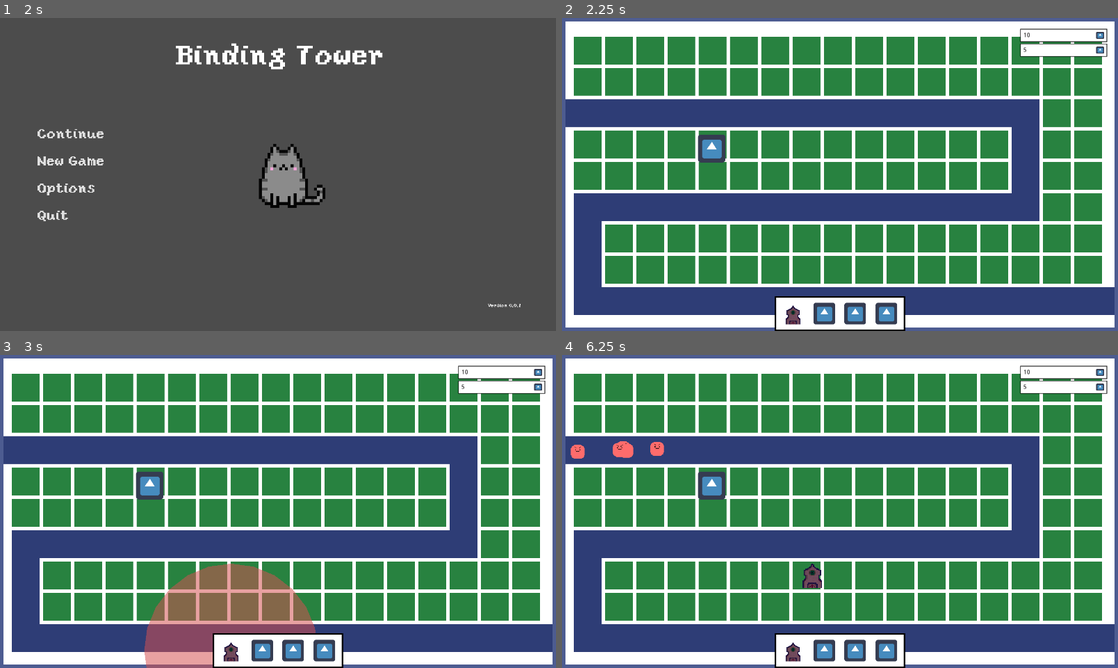
Above: before the commit, frames 1-4 (two rows, left to right).
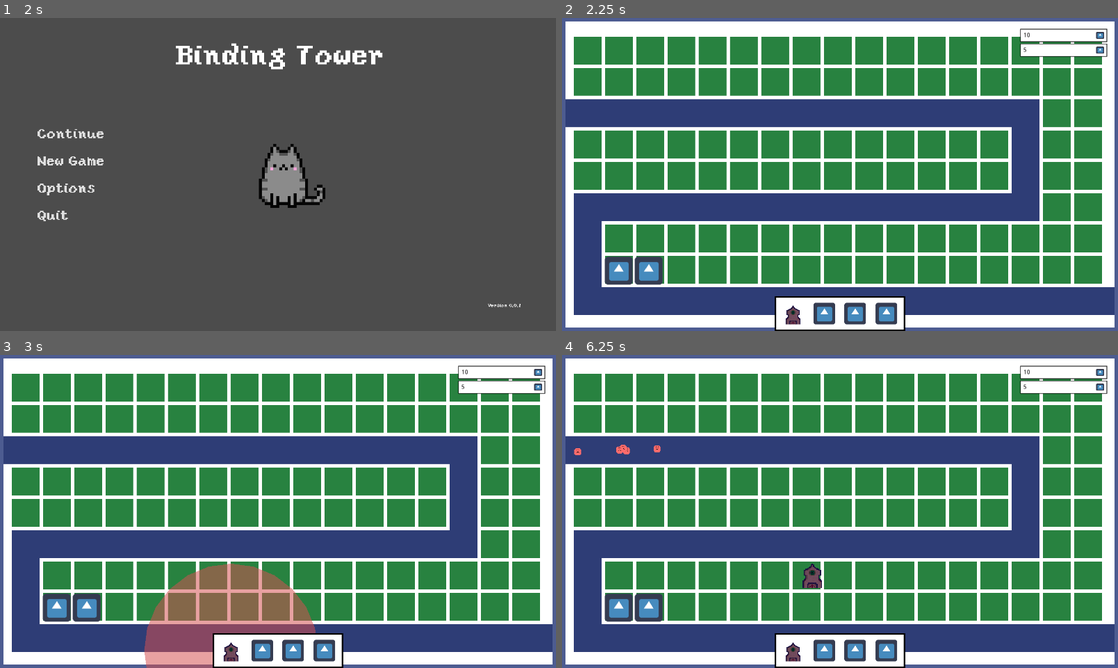
Above: after the commit, the same moments.

Repository: Pandem-Games/BindingTower
Game: Godot game, scene res://Nodes/Scenes/Menu/TitleScreen.tscn
The game is run twice, just before and just after one commit, with the same random seed, the same clock (stepped at 60 frames per second) and the same inputs. The engine's default icon, where the game draws it, is replaced by a stand-in: a white triangle on a blue panel in a dark square.
Inputs (mouse positions are in pixels of both pictures, inside the frame that each line leads up to):
- Up to frame 1 (2 s): click "Options" at 0.5 s; click "Back" at 1.25 s
- Up to frame 2 (2.25 s): click "New Game" at 2 s
- Up to frame 3 (3 s): tap Enter at 2.75 s; move the mouse to (233, 649) at 2.77 s; hold Space (ui_select) from 2.78 s (still down); click (233, 649) at 2.92 s
- Up to frame 4 (6.25 s): move the mouse to (728, 527) at 3.52 s; release Space (ui_select) at 3.53 s; tap Space (ui_select) at 3.6, 3.77, 4.07, 5.1, 5.27, 5.57 s; click (728, 527) at 3.67 s; move the mouse to (895, 442) at 4.27 s; hold Space (ui_select) 4.28-5.03 s; click (895, 442) at 4.42 s; move the mouse to (812, 574) at 5.02 s; click (812, 574) at 5.17 s; move the mouse to (1006, 558) at 5.77 s; hold Space (ui_select) from 5.78 s (still down); click (1006, 558) at 5.92 s

Frame 1 is identical in both runs. In frame 2, 1.4% of the frame differs, in the area x 7-30%, y 37-86%; in frame 3, 1.4%; in frame 4, 1.7%, in the area x 1-30%, y 27-86%.

Commit message:
Getting bullets to spawn in same location

Diff:
--- a/Globals/Constants.gd
+++ b/Globals/Constants.gd
@@ -6,11 +6,12 @@
 const ENEMY_KILLED = "enemy_killed"
 const TOWER_PLACEMENT_CANCELLED = "tower_placement_cancelled"
 const TOWER_PLACEMENT_CONFIRMED = "tower_placement_confirmed"
-
+const TIMER_TIMEOUT = "timeout"
 
 # Groups
 const ENEMIES = "enemies"
 const TOWERS = "towers"
+const ITEMS = "items"
 
 # Layers
 enum CollisionLayers {
--- a/Globals/Helpers.gd
+++ b/Globals/Helpers.gd
@@ -2,7 +2,7 @@
 
 # Get's the main node for the game
 func get_main_node() -> Node2D:
-	return (get_tree().get_root().get_node("Main") as Node2D)
+	return (get_tree().get_root().get_node_or_null("Main") as Node2D)
 
 # Calls a function that returns an error and prints a debug message for that error
 func call_error_function(object: Object, function_name: String, argument_array: Array) -> void:
@@ -10,15 +10,15 @@
 	if error != 0:
 		print("Error calling function ", function_name, " on ", object, " {", error, "}")
 
-# TODO add comment
-func safe_disconnect(object: Object, signal_name: String, target: Object, method: String):
+# Disconnects a signal from an object only if the signal exists
+func safe_disconnect(object: Object, signal_name: String, target: Object, method: String) -> void:
 	if object.is_connected(signal_name, target, method):
 		object.disconnect(signal_name, target, method)
 	else:
 		print("Unable to disconnect ", signal_name, " signal to method ", method)
 
+# Given an array of objects, it will find the closest object to the given node and return it
 func get_closest_object(target: Node2D, objects: Array) -> Node2D:
-
 	if objects:
 		var minimum: float = target.position.distance_to(objects[0].position)
 		var closest_object: Node2D = objects[0]
@@ -30,3 +30,30 @@
 		return closest_object
 	else:
 		return null
+
+func get_items() -> Array:
+	var main_node = get_main_node()
+	if main_node:
+		var item_node = main_node.get_node_or_null("Items")
+		if item_node:
+			return item_node.get_children()
+
+	return []
+
+func add_item(item: Node2D) -> int:
+	var main_node = get_main_node()
+	if main_node:
+		if item.get_parent():
+			item.get_parent().remove_child(item)
+
+		var item_node = main_node.get_node_or_null("Items")
+		if item_node:
+			item_node.add_child(item)
+		else:
+			var new_node = Node2D.new()
+			new_node.name = "Items"
+			new_node.add_child(item)
+			main_node.add_child(new_node)
+		return OK
+
+	return ERR_UNAVAILABLE
--- a/Nodes/Bullet.tscn
+++ b/Nodes/Bullet.tscn
@@ -4,7 +4,7 @@
 [ext_resource path="res://Assests/Images/Bullet.png" type="Texture" id=2]
 
 [sub_resource type="RectangleShape2D" id=1]
-extents = Vector2( 4, 4 )
+extents = Vector2( 2, 2 )
 
 [node name="Bullet" type="Area2D"]
 collision_layer = 0
--- a/Nodes/EnemyPath.tscn
+++ b/Nodes/EnemyPath.tscn
@@ -1,8 +1,7 @@
-[gd_scene load_steps=7 format=2]
+[gd_scene load_steps=6 format=2]
 
 [ext_resource path="res://Scripts/EnemyPath.gd" type="Script" id=1]
 [ext_resource path="res://Scripts/Enemy.gd" type="Script" id=2]
-[ext_resource path="res://Nodes/DamageNumber.tscn" type="PackedScene" id=3]
 [ext_resource path="res://Assests/Images/Enemy.png" type="Texture" id=4]
 
 [sub_resource type="Curve2D" id=1]
@@ -11,7 +10,7 @@
 }
 
 [sub_resource type="RectangleShape2D" id=2]
-extents = Vector2( 15.9386, 15.9153 )
+extents = Vector2( 8, 8 )
 
 [node name="EnemyPath" type="Node2D"]
 z_index = 1
@@ -26,7 +25,6 @@
 __meta__ = {
 "_edit_group_": true
 }
-damage_number_resource = ExtResource( 3 )
 
 [node name="Area" type="Area2D" parent="Path/Enemy"]
 collision_layer = 4
--- a/Nodes/Items/ItemBulletClone.gd
+++ /dev/null
@@ -1,9 +0,0 @@
-extends Sprite
-
-func _item_on_hit(_bullet: Node2D) -> void:
-	var enemies = get_tree().get_nodes_in_group(Constants.ENEMIES)
-	var closest = Helpers.get_closest_object(self, enemies)
-	if closest:
-		var bullet = Constants.BULLET_RESOURCE.instance()
-		bullet.init(weakref(closest))
-		Helpers.get_main_node().add_child(bullet)
--- a/Nodes/Items/ItemBulletClone.tscn
+++ b/Nodes/Items/ItemBulletClone.tscn
@@ -1,6 +1,6 @@
 [gd_scene load_steps=4 format=2]
 
-[ext_resource path="res://Nodes/Items/ItemBulletClone.gd" type="Script" id=1]
+[ext_resource path="res://Scripts/Items/ItemBulletClone.gd" type="Script" id=1]
 [ext_resource path="res://Assests/Images/icon.png" type="Texture" id=2]
 [ext_resource path="res://Nodes/Items/Item.tscn" type="PackedScene" id=3]
 
--- a/Nodes/Scenes/Test.tscn
+++ b/Nodes/Scenes/Test.tscn
@@ -1,7 +1,7 @@
 [gd_scene load_steps=7 format=2]
 
 [ext_resource path="res://Scripts/Map.gd" type="Script" id=1]
-[ext_resource path="res://Nodes/Spawner.tscn" type="PackedScene" id=3]
+[ext_resource path="res://Nodes/Items/ItemBulletClone.tscn" type="PackedScene" id=2]
 [ext_resource path="res://Assests/Images/Background.png" type="Texture" id=4]
 [ext_resource path="res://Nodes/Items/ItemSpeed.tscn" type="PackedScene" id=5]
 [ext_resource path="res://Nodes/Towers/TowerUI.tscn" type="PackedScene" id=6]
@@ -14,7 +14,6 @@
 [node name="Main" type="Node2D"]
 scale = Vector2( 1.49985, 1.49994 )
 script = ExtResource( 1 )
-spawner_resource = ExtResource( 3 )
 
 [node name="Background" type="Sprite" parent="."]
 texture = ExtResource( 4 )
@@ -36,9 +35,12 @@
 scale = Vector2( 1.50185, 0.691505 )
 polygon = PoolVector2Array( -135.661, -378.818, 644.056, -378.61, 644.247, 24.5419, -27.1479, 25.2463, -27.0822, 245.769, 800.169, 246.884, 800.169, 340.241, -68.8518, 337.463, -69.043, -66.4848, 602.051, -66.2872, 601.806, -286.8, -135.217, -286.98 )
 
-[node name="Node2D" parent="Background" instance=ExtResource( 5 )]
-position = Vector2( 344.671, 300 )
+[node name="Speed" parent="Background" instance=ExtResource( 5 )]
+position = Vector2( 130.633, 581.375 )
 z_index = 7
+
+[node name="Clone" parent="Background" instance=ExtResource( 2 )]
+position = Vector2( 199.627, 581.375 )
 
 [node name="UI" type="Node2D" parent="."]
 z_index = 4096
--- a/Scripts/Bullet.gd
+++ b/Scripts/Bullet.gd
@@ -12,13 +12,14 @@
 
 # Variables
 var target: WeakRef
+var items := []
 export(float) var speed
 export(int) var damage
 
 # Functions
 
 # Moves the bullet towards the target
-func move(delta: float):
+func move(delta: float) -> void:
 	# Tries to get target location and move towards it
 	if target.get_ref():
 		var direction: Vector2 = global_position.direction_to(target.get_ref().global_position)
@@ -27,28 +28,31 @@
 		queue_free()
 
 # Called when the bullet is finished
-func finish():
+func finish() -> void:
 	$Area/Sprite.visible = false
 	state = eBullet.FINISH
 	queue_free()
 
 # Initializer for the class
-func init(t: WeakRef):
+func init(t: WeakRef) -> void:
 	self.target = t
+	self.items = Helpers.get_items()
 	state = eBullet.MOVE
 
 # Called every frame. 'delta' is the elapsed time since the previous frame.
-func _process(delta: float):
+func _process(delta: float) -> void:
 	match state:
 		eBullet.MOVE:
 			move(delta)
 
 # Signal called when the bullet enters an enemy
-func _on_Bullet_area_entered(area: Area2D):
+func _on_Bullet_area_entered(area: Area2D) -> void:
 	var target_value: Node2D = target.get_ref()
 	if target_value:
 		if area.get_parent() == target_value:
 			target_value.call_deferred("hit", self)
+			for item in items:
+				item._item_on_hit(self, target_value)
 			finish()
 	else:
 		finish()
--- a/Scripts/Button.gd
+++ b/Scripts/Button.gd
@@ -5,12 +5,12 @@
 
 
 # Called when the node enters the scene tree for the first time.
-func _ready():
+func _ready() -> void:
 	Helpers.call_error_function(self, "connect", ["mouse_entered", self, "change_color_state", [eButton, eButton.ONHOVER]])
 	Helpers.call_error_function(self, "connect", ["mouse_exited", self, "change_color_state", [eButton, eButton.FINISHED]])
 
 
-func change_color_state(state_given, changed_state):
+func change_color_state(state_given, changed_state) -> void:
 	#print(state_given)
 	match changed_state:
 		state_given.ONHOVER:
@@ -21,5 +21,5 @@
 			# return color back to normal
 			pass
 
-func change_state():
+func change_state() -> void:
 	pass
--- a/Scripts/DamageNumber.gd
+++ b/Scripts/DamageNumber.gd
@@ -8,14 +8,14 @@
 # Functions
 
 # Signal function called when the timer finishes
-func _on_Timer_timeout():
+func _on_Timer_timeout() -> void:
 	queue_free()
 
 # Initializes values for the node
-func init(damage, global_position):
+func init(damage, global_position) -> void:
 	text = str(damage)
 	label_position = global_position
 
-func _ready():
+func _ready() -> void:
 	label.text = text
 	label.rect_position = label_position
--- a/Scripts/Enemy.gd
+++ b/Scripts/Enemy.gd
@@ -15,14 +15,14 @@
 var health: int
 
 # Functions
-func move(delta: float):
+func move(delta: float) -> void:
 	sprite.visible = true
 	offset += speed * delta
 	if unit_offset >= 1.00:
 		finish()
 
 # Calculates a hit from a bullet
-func hit(bullet: Node2D):
+func hit(bullet: Node2D) -> void:
 	# Subtracting health from bullet
 	health -= bullet.damage
 	bullet.queue_free()
@@ -37,13 +37,13 @@
 		finish()
 
 # Called when the scene is finished
-func finish():
+func finish() -> void:
 	sprite.visible = false
 	emit_signal(Constants.ENEMY_KILLED)
 	state = eEnemy.FINISH
 
 # Called when the node enters the scene tree for the first time.
-func _ready():
+func _ready() -> void:
 	sprite.visible = false
 	health = max_health
 	add_to_group(Constants.ENEMIES)
@@ -51,7 +51,7 @@
 	loop = false
 
 # Called every frame. 'delta' is the elapsed time since the previous frame.
-func _process(delta: float):
+func _process(delta: float) -> void:
 	match state:
 		eEnemy.MOVE:
 			move(delta)
--- a/Scripts/EnemyPath.gd
+++ b/Scripts/EnemyPath.gd
@@ -6,13 +6,13 @@
 # Functions
 
 # Used to initialize the node
-func init(c: Curve2D):
+func init(c: Curve2D) -> void:
 	self.curve = c
 
 # Called when the node enters the scene tree for the first time.
-func _ready():
+func _ready() -> void:
 	$Path.curve = curve
 
 # Signal function called when the enemy is killed
-func _on_Follow_enemy_killed():
+func _on_Follow_enemy_killed() -> void:
 	queue_free()
--- a/Scripts/Items/Item.gd
+++ b/Scripts/Items/Item.gd
@@ -28,17 +28,18 @@
 func _item_on_bullet_processed(_bullet: Node2D) -> void:
 	pass
 
-func _item_on_hit(_bullet: Node2D) -> void:
+func _item_on_hit(_bullet: Node2D, _target: Node2D) -> void:
 	pass
 
 func _on_Control_gui_input(event: InputEvent) -> void:
 	if event.is_action_pressed("ui_select"):
 		match state:
 			eItem.DROPPED:
-				var towers := get_tree().get_nodes_in_group(Constants.TOWERS)
-				if towers:
-					visible = false
-					state = eItem.ACTIVE
-					Helpers.safe_disconnect(control, "gui_input", self, "_on_Control_gui_input")
-					for tower in towers:
-						tower.add_item(self)
+#				var towers := get_tree().get_nodes_in_group(Constants.TOWERS)
+#				if towers:
+#					for tower in towers:
+#						tower.add_item(self)
+				Helpers.call_error_function(Helpers, "add_item", [self])
+				visible = false
+				state = eItem.ACTIVE
+				Helpers.safe_disconnect(control, "gui_input", self, "_on_Control_gui_input")
--- /dev/null
+++ b/Scripts/Items/ItemBulletClone.gd
@@ -0,0 +1,11 @@
+extends Item
+
+func _item_on_hit(_bullet: Node2D, _target: Node2D) -> void:
+	print("Bullet hit!")
+	var enemies = get_tree().get_nodes_in_group(Constants.ENEMIES)
+	var closest = Helpers.get_closest_object(self, enemies)
+	if closest:
+		var new_bullet = Constants.BULLET_RESOURCE.instance()
+		new_bullet.init(weakref(closest))
+		Helpers.get_main_node().add_child(new_bullet)
+		new_bullet.global_position = _target.global_position
--- a/Scripts/Items/ItemSpeed.gd
+++ b/Scripts/Items/ItemSpeed.gd
@@ -1,5 +1,5 @@
 extends Item
 
 # Functions
-func _item_initial(tower: Node2D):
+func _item_initial(tower: Node2D) -> void:
 	tower.cooldown_time *= 0.5
--- a/Scripts/Map.gd
+++ b/Scripts/Map.gd
@@ -4,7 +4,7 @@
 onready var path := $Background/Path
 
 # Functions
-func _ready():
+func _ready() -> void:
 	var spawner: Node2D = Constants.SPAWNER_RESOURCE.instance()
 	spawner.init(path.curve.duplicate())
 	add_child(spawner)
--- a/Scripts/Options.gd
+++ b/Scripts/Options.gd
@@ -4,11 +4,11 @@
 	var width: int
 	var height: int
 
-	func _init(w, h):
+	func _init(w, h)  -> void:
 		width = w
 		height = h
 
-	func to_string():
+	func to_string() -> String:
 		return (width as String) + " x " + (height as String)
 
 
@@ -45,7 +45,7 @@
 onready var effects_volume: Control = $VBoxContainer/Audio/effects_volume_slider
 
 # Called when the node enters the scene tree for the first time.
-func _ready():
+func _ready() -> void:
 	# Call this to hide the other options and just display video options
 	video()
 
@@ -56,29 +56,29 @@
 	set_fullscreen_btn()
 
 
-func video():
+func video() -> void:
 	video_tab.set_visible(true);
 	audio_tab.set_visible(false);
 	controls_tab.set_visible(false);
 
 
-func audio():
+func audio() -> void:
 	video_tab.set_visible(false);
 	audio_tab.set_visible(true);
 	controls_tab.set_visible(false);
 
 
-func controls():
+func controls() -> void:
 	video_tab.set_visible(false);
 	audio_tab.set_visible(false);
 	controls_tab.set_visible(true);
 
 
-func back():
+func back() -> void:
 	Helpers.call_error_function(get_tree(), "change_scene", ["res://Nodes/Scenes/Menu/TitleScreen.tscn"])
 
 
-func set_resolution_btn(item: Array):
+func set_resolution_btn(item: Array) -> void:
 	var counter = 0
 
 	for i in item:
@@ -88,18 +88,18 @@
 		counter += 1
 
 
-func resolution_selected(item_id):
+func resolution_selected(item_id) -> void:
 	var resolution = all_options["resolution"][item_id]
 	Settings.set_resolution(resolution.width, resolution.height)
 	Settings.save_game()
 
 
-func volume_slider_changed(value, slider_name):
+func volume_slider_changed(value, slider_name) -> void:
 	Settings.set_volume(value, slider_name)
 	(get_node("VBoxContainer/Audio/lab_" + slider_name + "_number") as Label).set_text(str(value))
 
 
-func set_volume_slider():
+func set_volume_slider() -> void:
 	# Updates the number at the end of the slider
 	volume_slider_changed(Settings.settings["Master_Volume"], "Master")
 	volume_slider_changed(Settings.settings["Music_Volume"], "Music")
@@ -111,20 +111,20 @@
 	effects_volume.value = float(Settings.settings["Effects_Volume"])
 
 
-func set_fullscreen_btn():
+func set_fullscreen_btn() -> void:
 	if Settings.settings["borderless"] == false:
 		if Settings.settings["fullscreen"] == true:
 			all_options["toggle_ignore_sig"] = true
 			fullscreen_toggle.set_pressed(true)
 
 
-func set_borderless_fullscreen_btn():
+func set_borderless_fullscreen_btn() -> void:
 	if Settings.settings["borderless"] == true and Settings.settings["fullscreen"] == true:
 		all_options["toggle_ignore_sig"] = true
 		borderless_fullscreen_toggle.set_pressed(true)
 
 
-func fullscreen_selected(value):
+func fullscreen_selected(value) -> void:
 	if all_options["toggle_ignore_sig"] == true:
 		all_options["toggle_ignore_sig"] = false
 		return
@@ -138,7 +138,7 @@
 	all_options["toggle_ignore_sig"] = false
 
 
-func borderless_fullscreen_selected(value):
+func borderless_fullscreen_selected(value) -> void:
 	if all_options["toggle_ignore_sig"] == true:
 		all_options["toggle_ignore_sig"] = false
 		return
--- a/Scripts/Spawner.gd
+++ b/Scripts/Spawner.gd
@@ -3,7 +3,7 @@
 # Constants
 const NUM_ENEMIES = 5
 const POINT_VARIATION = 10.0
-const MAX_DELAY = 5.0
+const MAX_DELAY: float = 5.0
 
 # State
 enum eSpawner {SPAWN, WAIT, FINISH}
@@ -17,13 +17,13 @@
 onready var path: Node2D = $MainPath
 
 # Functions
-func _ready():
+func _ready() -> void:
 	path.curve = curve
 	elapsedTime = 0.0
 	state = eSpawner.SPAWN
 
 # Spawns enemies who's timers have elapsed
-func spawn():
+func spawn() -> void:
 	for _i in range(NUM_ENEMIES):
 		# TODO: Move to EnemyPath.gd
 		# Duplicate curve so that the curve can be given to each enemy
@@ -44,26 +44,26 @@
 		var enemy: Node2D = enemy_path.get_node("Path/Enemy")
 		Helpers.call_error_function(enemy, "connect", [Constants.ENEMY_KILLED, self, "_on_Enemy_killed"])
 
-		var timer := get_tree().create_timer((RN.G.randf() * MAX_DELAY) as float)
-		timer.connect("timeout", self, "_on_timeout")
+		var timer := get_tree().create_timer(RN.G.randf() * MAX_DELAY)
+		Helpers.call_error_function(timer, "connect", ["timeout", self, "_on_timeout"])
 
 	state = eSpawner.WAIT
 
-func _on_timeout():
+func _on_timeout() -> void:
 	self.add_child(enemies.pop_back())
 
-func wait():
+func wait() -> void:
 	pass
 
-func finish():
+func finish() -> void:
 	queue_free()
 
 # Initializes the class
-func init(c: Curve2D):
+func init(c: Curve2D) -> void:
 	self.curve = c
 
 # Called every frame. 'delta' is the elapsed time since the previous frame
-func _process(delta: float):
+func _process(_delta: float) -> void:
 	match state:
 		eSpawner.SPAWN:
 			spawn()
@@ -71,5 +71,5 @@
 			wait()
 
 # Signal function ran when an enemy reaches the end of the path
-func _on_Enemy_killed():
+func _on_Enemy_killed() -> void:
 	print("Enemy finished path")
--- a/Scripts/TitleScreen.gd
+++ b/Scripts/TitleScreen.gd
@@ -1,14 +1,14 @@
 extends Control
 
 # Functions
-func Continue():
+func Continue() -> void:
 	Helpers.call_error_function(get_tree(), "change_scene", ["res://Nodes/Scenes/Test.tscn"])
 
-func NewGame():
+func NewGame() -> void:
 	Continue()
 
-func Options():
+func Options() -> void:
 	Helpers.call_error_function(get_tree(), "change_scene", ["res://Nodes/Scenes/Options.tscn"])
 
-func Quit():
+func Quit() -> void:
 	get_tree().quit()
--- a/Scripts/Tower.gd
+++ b/Scripts/Tower.gd
@@ -25,7 +25,7 @@
 # Functions
 
 # Fires a bullet at the given enemy
-func fire_at(enemy: WeakRef):
+func fire_at(enemy: WeakRef) -> void:
 	# Adding the bullet to the scene
 	var bullet: Node2D = Constants.BULLET_RESOURCE.instance()
 	bullet.init(enemy)
@@ -37,7 +37,7 @@
 
 
 # Waits for an enemy to get in range to fire at
-func wait():
+func wait() -> void:
 	for enemy in enemies:
 		# Firing at enemy if they exist
 		if enemy.get_ref():
@@ -48,7 +48,7 @@
 			enemies.remove(enemies.find(enemy))
 
 # Calculates the cooldown for firing a bullet
-func cooldown(delta: float):
+func cooldown(delta: float) -> void:
 	# Incrementing the cooldown timer and changing state if timer finishes
 	elapsed_time += delta
 	if elapsed_time >= cooldown_time:
@@ -56,29 +56,31 @@
 		wait()
 
 # Changes the tower position to the mouse position
-func follow_mouse():
+func follow_mouse() -> void:
 	global_position = get_global_mouse_position()
 
 # Restricts the tower from being placed
-func restricted():
+func restricted() -> void:
 	modulate = restricted_color
 	state = eTower.RESTRICTED
 
 # Allows the user to place the tower if they click
-func selected():
+func selected() -> void:
 	modulate = Color.white
 	state = eTower.SELECTING
 
 # Used when the tower is no longer needed
-func finish():
+func finish() -> void:
 	state = eTower.FINISH
 	queue_free()
 
-func add_item(item: Item):
-	item._item_initial(self)
+#func add_item(item: Item) -> void:
+#	print("Adding item")
+#	items.append(item)
+#	item._item_initial(self)
 
 # Called when the node enters the scene tree for the first time.
-func _ready():
+func _ready() -> void:
 	# Changing the firing radius
 	range_shape.get_shape().radius = radius
 
@@ -93,7 +95,7 @@
 	selected()
 
 # Called every frame. 'delta' is the elapsed time since the previous frame.
-func _process(delta: float):
+func _process(delta: float) -> void:
 	match state:
 		# Tower is waiting for an enemy to appear in range
 		eTower.WAIT:
@@ -106,13 +108,13 @@
 			follow_mouse()
 
 # Signal function called when an enemy body enters the towers area
-func _on_Range_area_entered(area: Area2D):
+func _on_Range_area_entered(area: Area2D) -> void:
 	# Appending a weak reference to the enemy so that if it gets killed and
 	# removed from the scene, accessing the reference won't crash godot
 	enemies.append(weakref(area.get_parent()))
 
 # Signal function called when an enemy body leaves the towers area
-func _on_Range_area_exited(area: Area2D):
+func _on_Range_area_exited(area: Area2D) -> void:
 	for i in range(enemies.size()):
 		# Removing the enemy reference when it exits the towers range
 		var enemy: Node2D = enemies[i].get_ref()
@@ -121,13 +123,13 @@
 			break
 
 # Signal function called when the tower is overlapping another tower or the path
-func _on_Area_area_entered(area: Area2D):
+func _on_Area_area_entered(area: Area2D) -> void:
 	restricted_areas.append(weakref(area))
 	if state == eTower.SELECTING:
 		restricted()
 
 # Signal function called when tower leaves restricted placement area
-func _on_Area_area_exited(area: Area2D):
+func _on_Area_area_exited(area: Area2D) -> void:
 	for i in range(restricted_areas.size()):
 		# Removing the collision reference when it exits the towers area
 		var restricted_area: Area2D = restricted_areas[i].get_ref()
@@ -139,15 +141,21 @@
 		selected()
 
 # Signal function called when the tower placement gets cancelled
-func _on_Tower_placement_cancelled():
+func _on_Tower_placement_cancelled() -> void:
 	# Deletes the tower if it was being placed
 	if state == eTower.SELECTING or state == eTower.RESTRICTED:
 		finish()
 
 # Signal function called when the user clicks on the tower area
-func _on_TowerControl_gui_input(event: InputEvent):
+func _on_TowerControl_gui_input(event: InputEvent) -> void:
 	if state == eTower.SELECTING and event.is_action_pressed("ui_select"):
 		# Disable the towers range ui then change the tower to waiting
 		range_ui.visible = false
+
+		# Adding items to the tower
+		self.items = Helpers.get_items()
+		for i in items:
+			i._item_initial(self)
+
 		state = eTower.WAIT
 		emit_signal(Constants.TOWER_PLACEMENT_CONFIRMED)
--- a/Scripts/TowerButton.gd
+++ b/Scripts/TowerButton.gd
@@ -11,11 +11,11 @@
 #export(PackedScene) var tower_resource
 
 # Functions
-func _ready():
+func _ready() -> void:
 	state = eTowerButton.WAIT
 
 # Used when the tower is selected by the user
-func select():
+func select() -> void:
 	# Instantiating tower
 	var tower: Sprite = Constants.TOWER_RESOURCE.instance()
 	Helpers.get_main_node().add_child(tower)
@@ -28,7 +28,7 @@
 	state = eTowerButton.SELECTED
 
 # Used to detect when user has clicked the button
-func _on_Tower_gui_input(event: InputEvent):
+func _on_Tower_gui_input(event: InputEvent) -> void:
 	# This event is also raised by the tower when the user clicks so we have to
 	# check that the user is clicking on the tower button
 	if event.is_action_pressed("ui_select") and get_rect().has_point(get_local_mouse_position()):
@@ -44,6 +44,6 @@
 				accept_event()
 
 # Called when a tower is placed successfully, which resets the tower button
-func _on_Tower_placement_confirmed():
+func _on_Tower_placement_confirmed() -> void:
 	if state == eTowerButton.SELECTED:
 		state = eTowerButton.WAIT
--- a/project.godot
+++ b/project.godot
@@ -45,6 +45,7 @@
 
 [debug]
 
+gdscript/warnings/treat_warnings_as_errors=true
 gdscript/warnings/unused_signal=false
 gdscript/warnings/unsafe_cast=true
 gdscript/warnings/unsafe_call_argument=true
Binary file changed: Assests/Images/Bullet.png
Binary file changed: Assests/Images/Enemy.png
Not shown, changed: Assests/Music/menu_music.ogg.import
Not shown, changed: Assests/Music/menu_music.ogg
